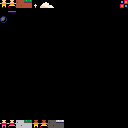
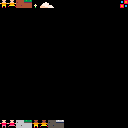
Layer changes from the first (128, 128) image to the second:
renamed "Background" to "Layer 0", moved it above "Layer 1", painted on it over [0, 11, 19, 23]
painted on "Layer 1" over [0, 11, 19, 23]
